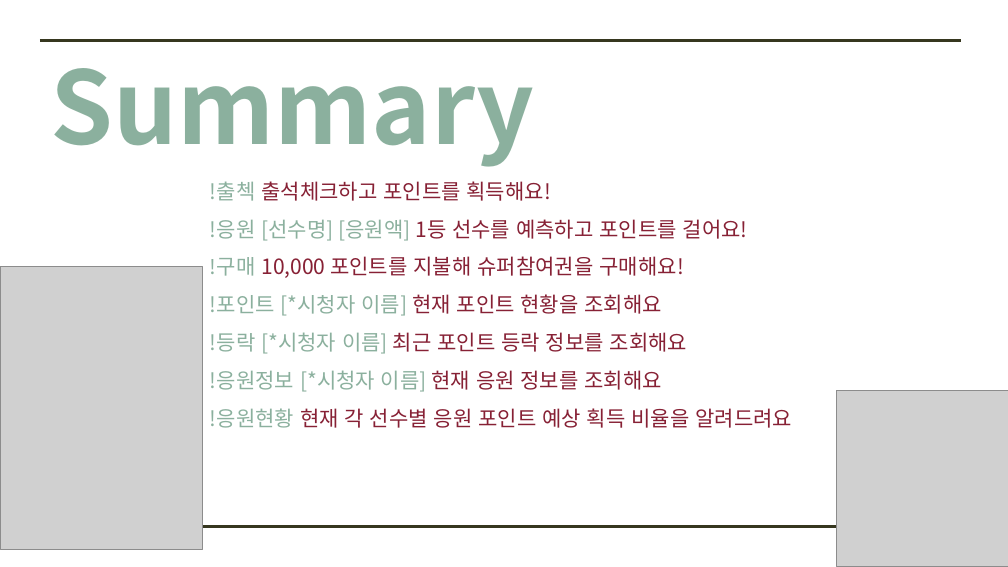
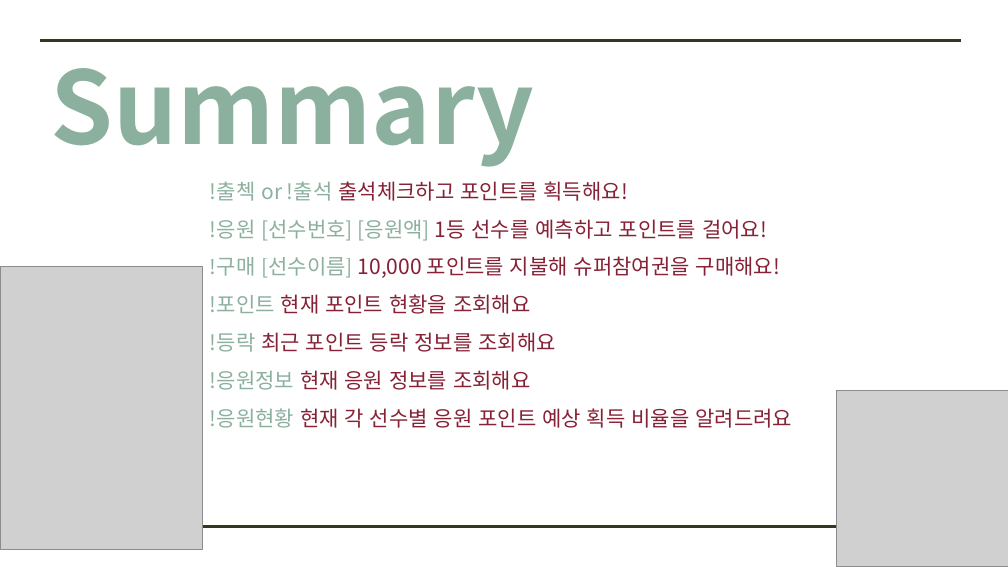
Before and after one commit to SongJongbeen/ilssak, a slide deck: slide 39 of 일싹이 소개.pptx. Drawn at 1008x567 pixels with LibreOffice and Linux fonts; fonts in the diff are those of the drawing; grey boxes stand for pictures. Boxes give left, top, right and bottom in pixels: in the first picture for what was removed or moved away, otherwise in the second. Text is boxed around its words. In the diff, an @@ line names an element or a change of style, - is before the commit and + after.

```diff
--- a/일싹이 소개.pptx
+++ b/일싹이 소개.pptx
@@ text at (210, 181, 780, 390): text changed @@
-!출첵 출석체크하고 포인트를 획득해요!
-!응원 [선수명] [응원액] 1등 선수를 예측하고 포인트를 걸어요!
-!구매 10,000 포인트를 지불해 슈퍼참여권을 구매해요!
-!포인트 [*시청자 이름] 현재 포인트 현황을 조회해요
-!등락 [*시청자 이름] 최근 포인트 등락 정보를 조회해요
-!응원정보 [*시청자 이름] 현재 응원 정보를 조회해요
+!출첵 or !출석 출석체크하고 포인트를 획득해요!
+!응원 [선수번호] [응원액] 1등 선수를 예측하고 포인트를 걸어요!
+!구매 [선수이름] 10,000 포인트를 지불해 슈퍼참여권을 구매해요!
+!포인트 현재 포인트 현황을 조회해요
+!등락 최근 포인트 등락 정보를 조회해요
+!응원정보 현재 응원 정보를 조회해요
```
Also in this commit, not shown: 15 other files.
